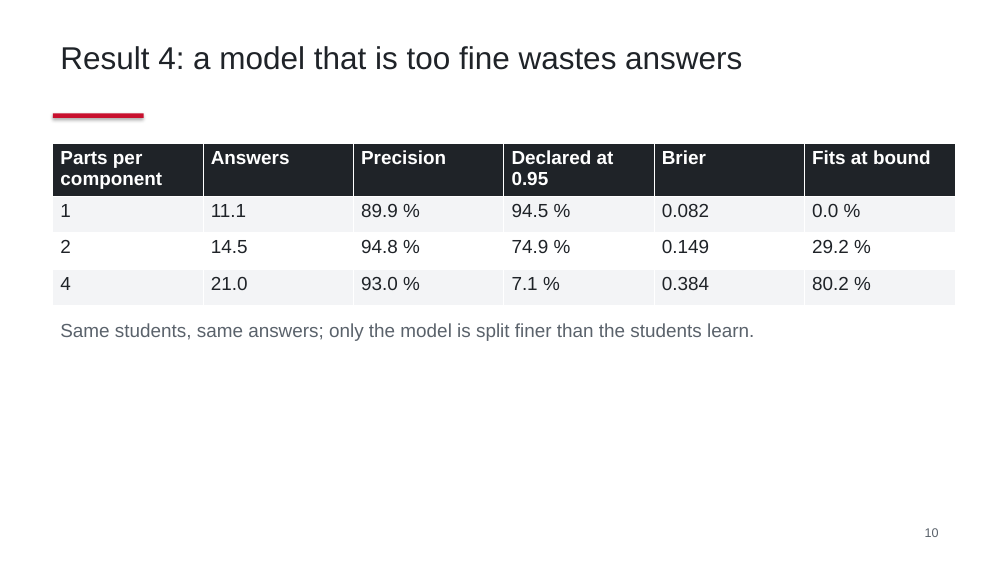
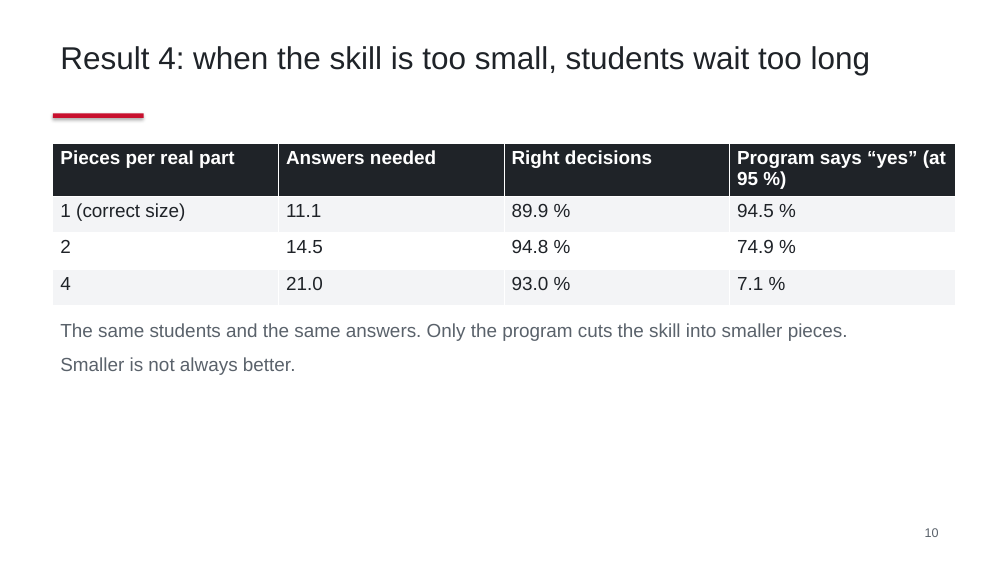
Before and after one commit to DavidTbilisi/zeno-math, a slide deck: slide 10 of docs/thesis/preliminary-defense.pptx. Drawn at 1008x567 pixels with LibreOffice and Linux fonts; fonts in the diff are those of the drawing. Boxes give left, top, right and bottom in pixels: in the first picture for what was removed or moved away, otherwise in the second. Text is boxed around its words. In the diff, an @@ line names an element or a change of style, - is before the commit and + after.

```diff
--- a/docs/thesis/preliminary-defense.pptx
+++ b/docs/thesis/preliminary-defense.pptx
@@ text at (x1=60, y1=46, x2=871, y2=75): text changed @@
-Result 4: a model that is too fine wastes answers
+Result 4: when the skill is too small, students wait too long
@@ table at (x1=53, y1=144, x2=954, y2=294) @@
-column 1: Parts per component | 1 | 2 | 4
-column 2: Answers | 11.1 | 14.5 | 21.0
-column 3: Precision | 89.9 % | 94.8 % | 93.0 %
-column 4: Declared at 0.95 | 94.5 % | 74.9 % | 7.1 %
-column 5: Brier | 0.082 | 0.149 | 0.384
-column 6: Fits at bound | 0.0 % | 29.2 % | 80.2 %
+column 1: Pieces per real part | 1 (correct size) | 2 | 4
+column 2: Answers needed | 11.1 | 14.5 | 21.0
+column 3: Right decisions | 89.9 % | 94.8 % | 93.0 %
+column 4: Program says “yes” (at 95 %) | 94.5 % | 74.9 % | 7.1 %
@@ text at (x1=60, y1=323, x2=848, y2=375): text changed @@
-Same students, same answers; only the model is split finer than the students learn.
+The same students and the same answers. Only the program cuts the skill into smaller pieces.
+Smaller is not always better.
```
Also in this commit, not shown: 10 other slides changed, 2 other files.
